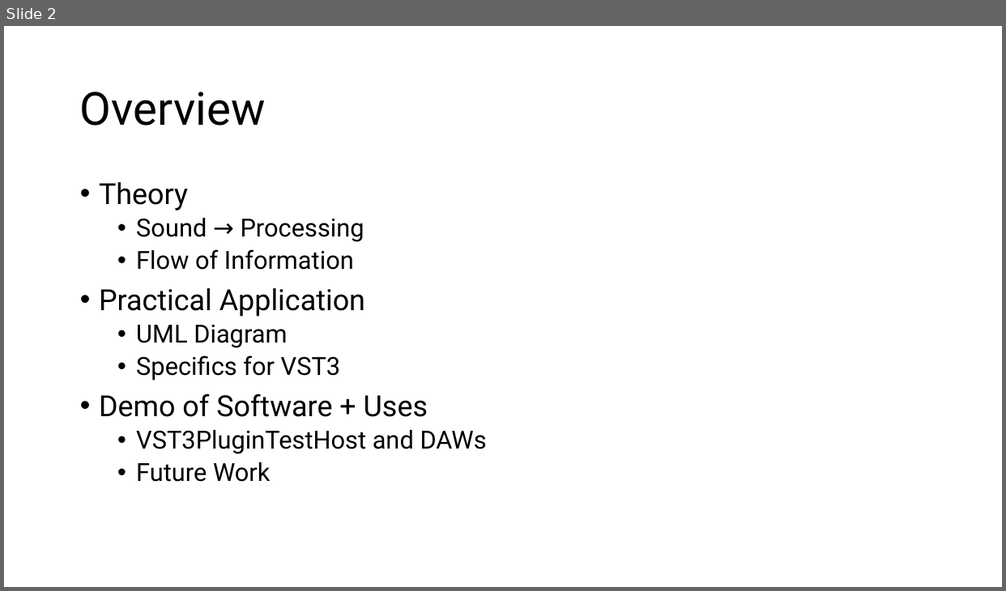
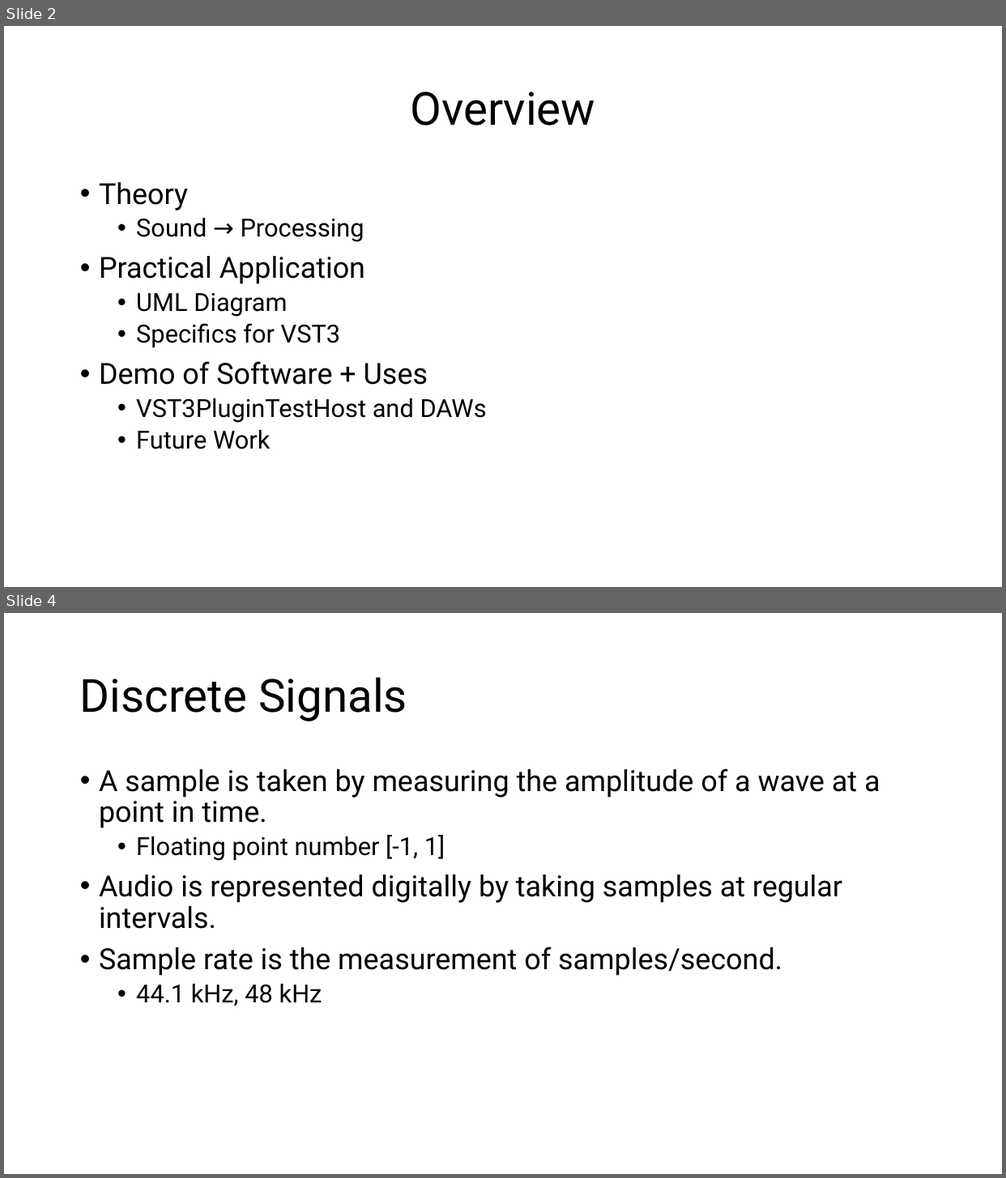
Before and after one commit to ShotgunApe/VST-Synth, a slide deck: docs/juniorIS-new.pptx. Shown one above the other, each under a label of ours: slide 2 before the commit, slides 2 and 4 after it; the slides between them are not shown. The pictures are 1006x591 and 1006x1178 pixels, drawn with LibreOffice and Linux fonts; fonts in the diff are those of the drawing. Boxes give left, top, right and bottom in pixels: in the first picture for what was removed or moved away, otherwise in the second. Text is boxed around its words. In the diff, an @@ line names an element or a change of style, - is before the commit and + after.

```diff
--- a/docs/juniorIS-new.pptx
+++ b/docs/juniorIS-new.pptx
@@ slide 4 added at (4,613,1002,1174), background #FFFFFF @@
@@ title added at (80,677,407,722), 44 pt, text #000000 @@
+Discrete Signals
@@ text added at (99,769,880,1007), 28 pt, text #000000 @@
+• A sample is taken by measuring the amplitude of a wave at a point in time.
+  • Floating point number [-1, 1]
+• Audio is represented digitally by taking samples at regular intervals.
+• Sample rate is the measurement of samples/second.
+  • 44.1 kHz, 48 kHz
@@ slide 2 changed as well @@
@@ title "Overview" at (410,92,595,126): alignment left to centre @@
@@ text at (136,250,354,270): paragraph removed @@
-  • Flow of Information
```
Also in this commit, not shown: 1 other slide changed, 16 other slides added, 2 slides removed, 2 other files.
